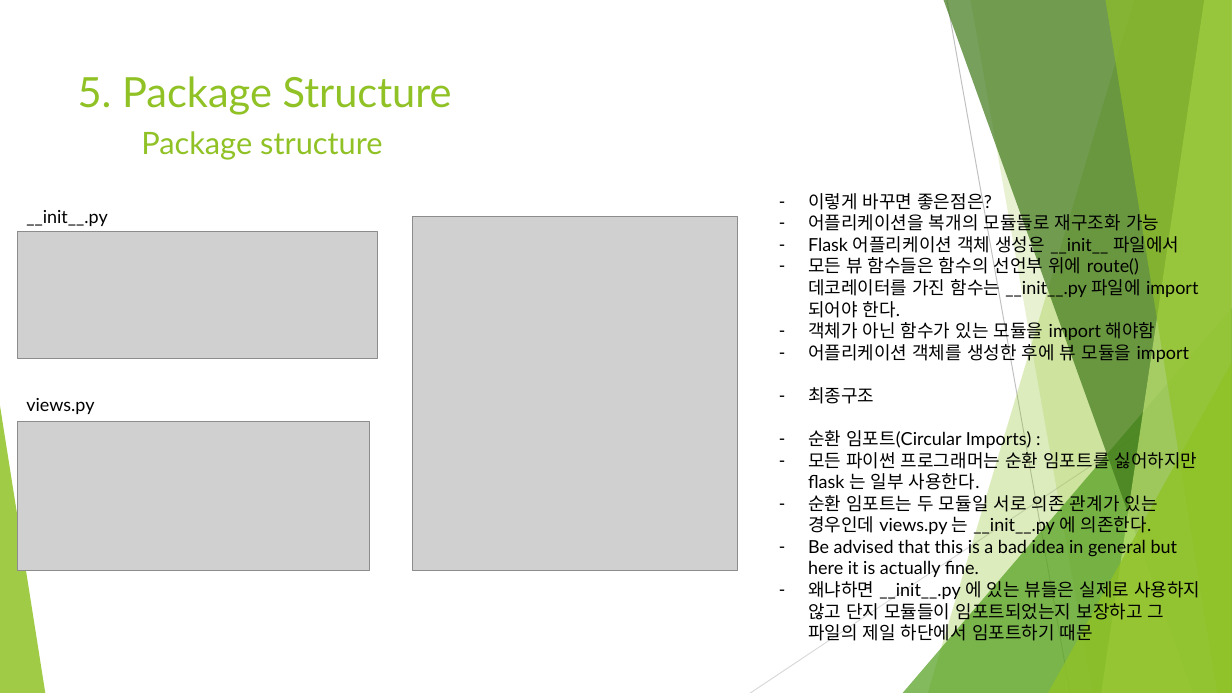
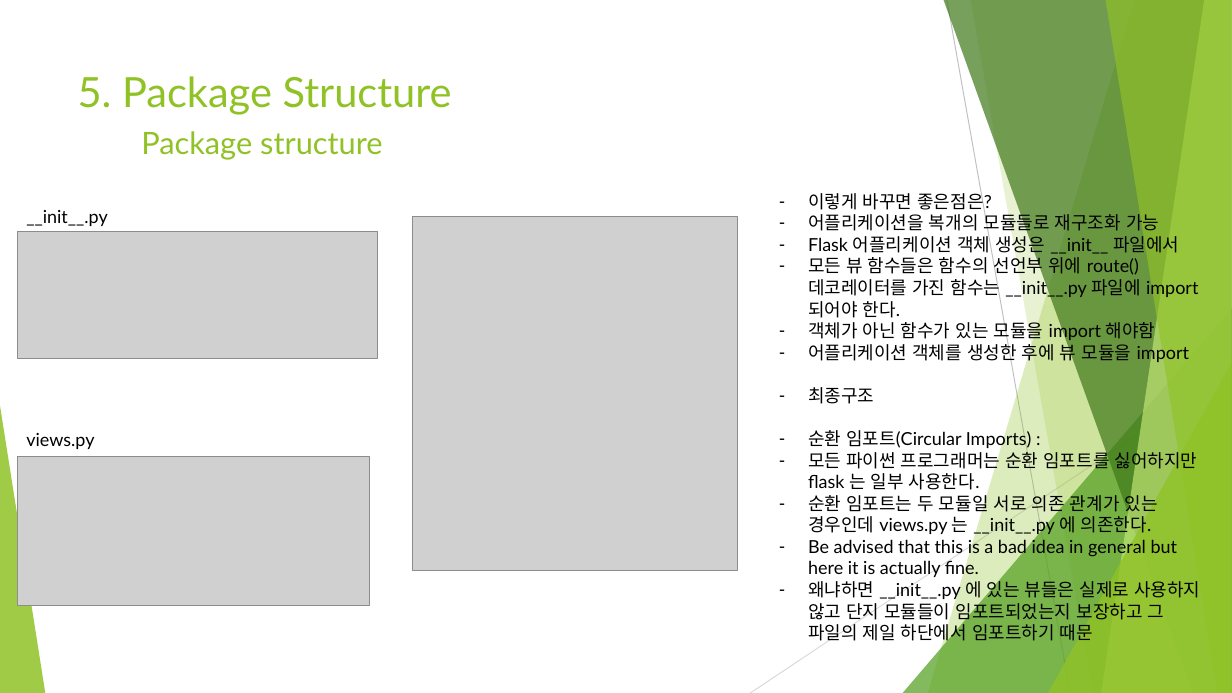
Before and after one commit to Heechul90/Flask, a slide deck: slide 5 of Study/05. Package Structure/Package Structure.pptx. Drawn at 1232x693 pixels with LibreOffice and Linux fonts; fonts in the diff are those of the drawing; grey boxes stand for pictures. Boxes give left, top, right and bottom in pixels: in the first picture for what was removed or moved away, otherwise in the second. Text is boxed around its words. In the diff, an @@ line names an element or a change of style, - is before the commit and + after.

```diff
--- a/Study/05. Package Structure/Package Structure.pptx
+++ b/Study/05. Package Structure/Package Structure.pptx
@@ text "views.py": place and size @@
-text "views.py" at [26, 398, 94, 414]
+text "views.py" at [26, 433, 94, 449]
@@ picture: place and size @@
-picture at [18, 422, 370, 571]
+picture at [18, 457, 370, 605]
```
Also in this commit, not shown: 1 other slide changed, 5 other files.
